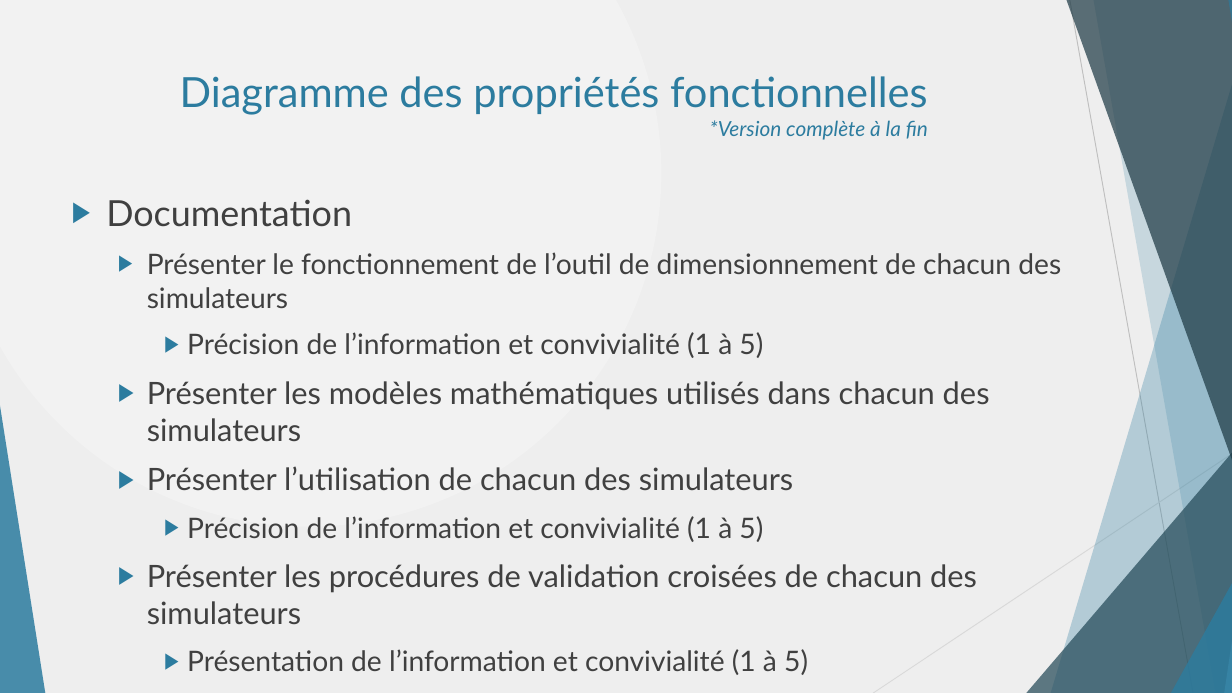
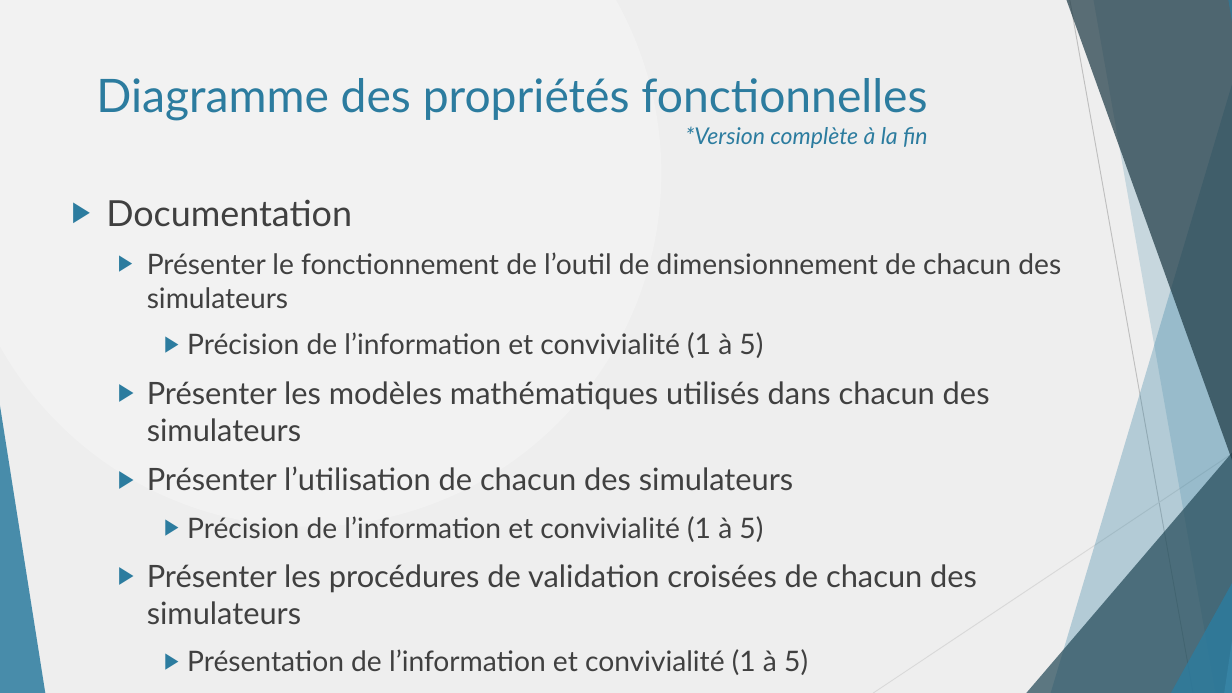
Before and after one commit to danthib76/DesignIV, a slide deck: slide 24 of Remise/Remise 1/Presentation_Remise_1.pptx. Drawn at 1232x693 pixels with LibreOffice and Linux fonts; fonts in the diff are those of the drawing. Boxes give left, top, right and bottom in pixels: in the first picture for what was removed or moved away, otherwise in the second. Text is boxed around its words. In the diff, an @@ line names an element or a change of style, - is before the commit and + after.

```diff
--- a/Remise/Remise 1/Presentation_Remise_1.pptx
+++ b/Remise/Remise 1/Presentation_Remise_1.pptx
@@ title "Diagramme des propriétés fonctionnelles *Version ..." at (96,78,928,148): size 32.4 to 36 pt in "Diagramme des propriétés fonctionnelles"; size 16.2 to 18 pt in "*Version complète à la fin" @@
```
Also in this commit, not shown: 11 other slides changed.
